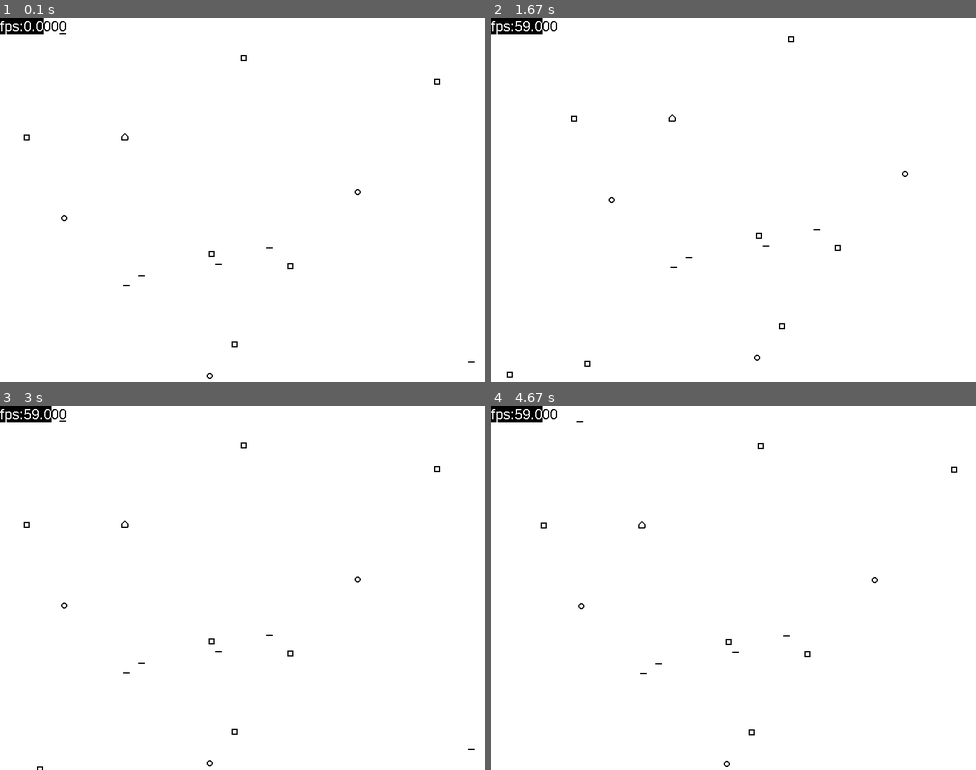
Above: before the commit, frames 1-4 (two rows, left to right).
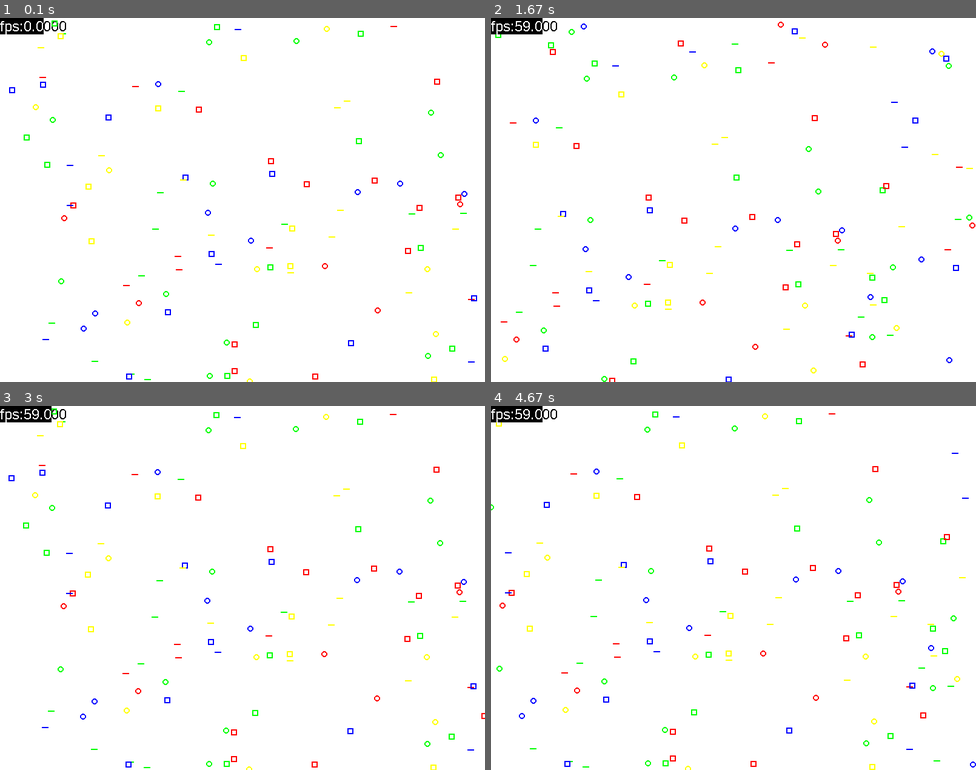
Above: after the commit, the same moments.

Repository: GendalfBlack/GB-PygameGameEngine
Game: pygame game, started from main.py
Same seed, same stepped clock (60 frames per second), same inputs: the game is played once before the commit and once after it.
Inputs:
- Up to frame 1 (0.1 s): no input
- Up to frame 2 (1.67 s): hold D 0.33-0.8 s; hold W 0.83-1.13 s; hold D 1.17-1.63 s
- Up to frame 3 (3 s): hold A 1.67-2.2 s; hold S 2.23-2.53 s; hold A 2.57-2.97 s
- Up to frame 4 (4.67 s): hold W 3-3.37 s; hold D 3.4-4.03 s; hold S 4.07-4.43 s; hold A from 4.47 s (still down)

The runs differ from the first frame. In frame 1, 1.0% of the frame differs, in the area x 1-99%, y 0-100%; in frame 2, 1.2%; in frame 3, 1.1%; in frame 4, 1.2%, in the area x 0-100%, y 1-100%.

Commit message:
Renamed several variables. OnClick component template.

Diff:
--- a/Components.py
+++ b/Components.py
@@ -133,16 +133,16 @@
         # print("SimpleShape draw")
         pos = self._Owner.transform.position
         if self.shape == "circle":
-            return {"obj": self._Owner, 0: "circle", 1: self.color, 2: pos, 3: self.size/2, 4: self.width}
+            return {"obj": self._Owner, "name": "circle", "color": self.color, 2: pos, 3: self.size/2, 4: self.width}
         elif self.shape == "square":
             x = pos.x; y = pos.y
             rect = (x - self.size / 2, y - self.size / 2, self.size, self.size)
-            return {"obj": self._Owner, 0:"rect", 1:self.color, 2:rect, 3:self.width}
+            return {"obj": self._Owner, "name":"rect", "color":self.color, 2:rect, 3:self.width}
         elif self.shape == "line":
             x = pos.x; y = pos.y
             p1 = (x - self.size/2, y)
             p2 = (x + self.size/2, y)
-            return {"obj": self._Owner, 0:"line", 1:self.color, 2:p1, 3:p2, 4:self.width}
+            return {"obj": self._Owner, "name":"line", "color":self.color, 2:p1, 3:p2, 4:self.width}
 
 
 class WiredPolygon(GraphicComponent):
@@ -170,8 +170,8 @@
                 y2 = -self.points[0][1] + pos.y
             p1 = (x1, y1)
             p2 = (x2, y2)
-            lines.append({"obj": self._Owner,0:"line", 1:self.color, 2:p1, 3:p2, 4:self.width})
-        return {"obj": self._Owner,0:"lines", 1:lines}
+            lines.append({"obj": self._Owner,"name":"line", "color":self.color, 2:p1, 3:p2, 4:self.width})
+        return {"obj": self._Owner,"name":"lines", 1:lines}
 
 
 # 3d
@@ -194,25 +194,25 @@
         # print("Camera draw")
         pos = self._Owner.transform.position
         for _object in objects:
-            if _object[0] == 'lines':
+            if _object["name"] == 'lines':
                 for line in _object[1]:
                     if self.drawn(line[2]) and self.drawn(line[3]):
                         p1 = (line[2][0] + pos.x, line[2][1] + pos.y)
                         p2 = (line[3][0] + pos.x, line[3][1] + pos.y)
-                        draw.line(screen, line[1], p1, p2, width=line[4])
-            if _object[0] == "line":
+                        draw.line(screen, line["color"], p1, p2, width=line[4])
+            if _object["name"] == "line":
                 if self.drawn(_object[2]) and self.drawn(_object[3]):
                     p1 = (_object[2][0] + pos.x, _object[2][1] + pos.y)
                     p2 = (_object[3][0] + pos.x, _object[3][1] + pos.y)
-                    draw.line(screen, _object[1], p1, p2, width=_object[4])
-            if _object[0] == "circle":
+                    draw.line(screen, _object["color"], p1, p2, width=_object[4])
+            if _object["name"] == "circle":
                 if self.drawn(_object[2]):
                     p1 = (_object[2][0] + pos.x, _object[2][1] + pos.y)
-                    draw.circle(screen, _object[1], p1, _object[3], _object[4])
-            if _object[0] == "rect":
+                    draw.circle(screen, _object["color"], p1, _object[3], _object[4])
+            if _object["name"] == "rect":
                 if self.drawn((_object[2][0],_object[2][1])):
                     r = (_object[2][0] + pos.x, _object[2][1] + pos.y, _object[2][2], _object[2][3])
-                    draw.rect(screen, _object[1], r, _object[3])
+                    draw.rect(screen, _object["color"], r, _object[3])
         return 1
 
 
@@ -221,7 +221,7 @@
         self.enabled = True
         self.vertical = "y"
         self.horizontal = "x"
-        self.speed = 100
+        self.speed = 200
         super(WasdControls, self).__init__("WasdControls")
 
     def update(self, deltaTime=0):
@@ -229,10 +229,22 @@
         k = key.get_pressed()
         _object = self._Owner.transform.position
         if k[pygame.K_a]:
+            _object.x += self.speed * deltaTime
+        if k[pygame.K_d]:
             _object.x -= self.speed * deltaTime
-        if k[pygame.K_d]:
-            _object.x += self.speed * deltaTime
         if k[pygame.K_w]:
+            _object.y += self.speed * deltaTime
+        if k[pygame.K_s]:
             _object.y -= self.speed * deltaTime
-        if k[pygame.K_s]:
-            _object.y += self.speed * deltaTime
+
+
+class OnClick(BasicComponent):
+    def __init__(self):
+        self.enabled = True
+        self.screen_pos = Vector3()
+        super(OnClick, self).__init__("OnClick")
+
+    def update(self, deltaTime=0):
+        print(pygame.mouse.get_pos())
+        if pygame.mouse.get_pos()[0]== screen_pos.x and pygame.mouse.get_pos()[1] == screen_pos.y:
+            print("OnClick")
--- a/GameEngine.py
+++ b/GameEngine.py
@@ -120,6 +120,7 @@
                         cam.draw(self.screen, _info)
         else:
             raise Exception("There is no camera!")
+
     def add_new_GameObject(self):
         go = GameObject()
         self.update_holder.append(lambda: go.update(self.deltaTime))
--- a/main.py
+++ b/main.py
@@ -10,26 +10,16 @@
 game.add_new_Resource("gold")
 game.resources["gold"].amount = 1000
 
-points = [(0, 5), (5, 10), (10, 5), (10, 0), (0, 0)]
-obj = game.add_new_GameObject()
-obj.transform.position = (200, 200)
-
-obj.addComponent("WiredPolygon")
-obj.getComponent("WiredPolygon").points = points
-
-for i in range(100):
+for i in range(1000):
     o2 = game.add_new_GameObject()
     o2.transform.position = (rnd.randint(-1000, 1000), rnd.randint(-1000,1000))
     o2.addComponent("SimpleShape")
     o2.getComponent("SimpleShape").shape = rnd.choice(game.SIMPLE_SHAPES)
+    o2.getComponent("SimpleShape").color = rnd.choice(["red", "green","blue", "yellow"])
+    #o2.addComponent("OnClick")
 
 game.main_camera = game.add_new_GameObject()
 game.main_camera.addComponent("Camera")
 game.main_camera.addComponent("WasdControls")
 
-'''obj.addComponent("Physics2d")
-obj.getComponent("Physics2d").applyForce((rnd.randint(-100,100),rnd.randint(-100,100)))
-obj.getComponent("Physics2d").mass = rnd.randint(1,10)
-obj.getComponent("Physics2d").gravity = True'''
-
 game.run()
